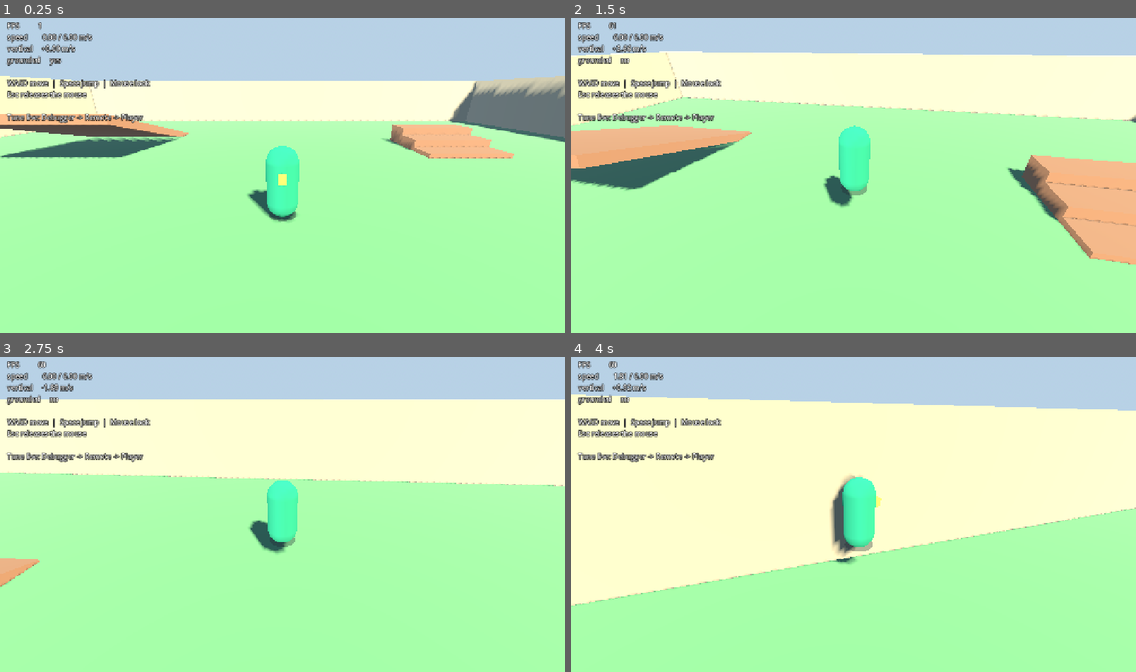
Above: before the commit, frames 1-4 (two rows, left to right).
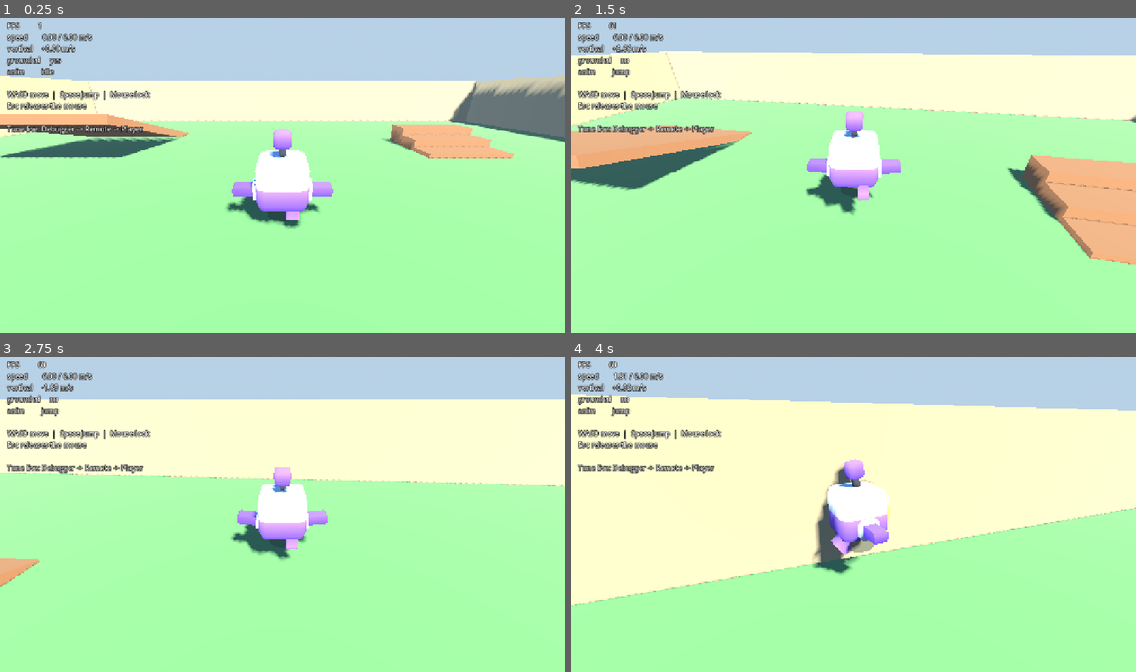
Above: after the commit, the same moments.

Repository: Mcstabbin/greenhollow
Game: Godot game, scene res://world/rooms/room_grey_box.tscn
Same seed, same stepped clock (60 frames per second), same inputs: the game is played once before the commit and once after it.
Inputs (mouse positions are in pixels of both pictures, inside the frame that each line leads up to):
- Up to frame 1 (0.25 s): no input
- Up to frame 2 (1.5 s): move the mouse to (881, 172) at 0.52 s; hold W (move_forward) from 0.53 s (still down); tap Space (jump) at 0.6, 0.77, 1.07 s; move the mouse to (825, 175) at 1.27 s; tap Down (cam_down) at 1.35 s
- Up to frame 3 (2.75 s): keep holding W (move_forward); tap Space (jump) at 1.52, 1.55, 1.82, 2.3 s; move the mouse to (293, 508) at 2.02 s; tap Left (cam_left) at 2.1 s
- Up to frame 4 (4 s): keep holding W (move_forward); move the mouse to (847, 517) at 2.77 s; tap Right (cam_right) at 2.85 s; tap Space (jump) at 3.02, 3.05, 3.32, 3.77, 3.8 s; move the mouse to (893, 517) at 3.52 s; tap Up (cam_up) at 3.6 s

The runs differ from the first frame. In frame 1, 5.0% of the frame differs, in the area x 1-59%, y 15-68%; in frame 2, 4.7%; in frame 3, 4.6%; in frame 4, 5.3%, in the area x 1-57%, y 15-70%.

Commit message:
M2: animated character replaces the capsule
Kenney Starter-Kit-3D-Platformer character (MIT). Node-based animation,
no skin, so no rig and no retargeting: idle, walk and jump drive the
separate leg, torso, arm and antenna meshes.

AnimationTree + AnimationNodeStateMachine wired idle <-> walk <-> jump,
driven from code via travel() on is_on_floor() and horizontal speed.
Debug overlay now reports the active animation state.

Three import gotchas worth remembering:
- Every glTF clip imports with loop_mode NONE, so idle and walk played
  once and froze. Forced to LOOP_LINEAR in _ready.
- The GLB references Textures\colormap.png by external URI rather than
  embedding it, so copying only the .glb gave an all-white character.
  Copying the texture was not enough either; the .import cache had to be
  dropped before it took.
- Kenney ships standard shading, so materials are switched to toon at
  runtime to match the world.

The model faces +Z at yaw 0, which pointed it straight at the camera on
spawn, so the rig now starts at yaw PI.

Verified headless: all six state and animation checks pass. Headless
matters here, because a windowed run captures the real mouse and rotates
the camera mid-test, which had the player walking +X instead of -Z.

Co-Authored-By: Claude Opus 5 (1M context) <noreply@anthropic.com>

Diff:
--- a/actors/player/player.gd
+++ b/actors/player/player.gd
@@ -45,9 +45,17 @@
 ## Height above the player's origin the camera pivots around.
 @export var camera_target_height: float = 1.1
 
+@export_group("Animation")
+## Horizontal speed above which the character switches from idle to walk.
+@export var walk_anim_threshold: float = 0.4
+
 @onready var rig: Node3D = $Rig
 @onready var camera_pivot: Node3D = $CameraPivot
 @onready var spring_arm: SpringArm3D = $CameraPivot/SpringArm3D
+@onready var anim_tree: AnimationTree = $AnimationTree
+@onready var anim_player: AnimationPlayer = $Rig/Character/AnimationPlayer
+
+var _state_machine: AnimationNodeStateMachinePlayback
 
 var _base_gravity: float = ProjectSettings.get_setting("physics/3d/default_gravity", 9.8)
 var _coyote_timer: float = 0.0
@@ -60,6 +68,28 @@
 	camera_pivot.top_level = true
 	camera_pivot.global_position = global_position + Vector3.UP * camera_target_height
 	Input.mouse_mode = Input.MOUSE_MODE_CAPTURED
+
+	# The model faces +Z at yaw 0, which is straight at the camera. Start it
+	# facing away instead, the way a third-person character should.
+	rig.rotation.y = PI
+
+	# The glTF import brings every clip in as non-looping, so idle and walk
+	# would play once and freeze. Force them to loop.
+	for clip in ["idle", "walk"]:
+		if anim_player.has_animation(clip):
+			anim_player.get_animation(clip).loop_mode = Animation.LOOP_LINEAR
+
+	_state_machine = anim_tree["parameters/playback"]
+
+	# Kenney's model imports with standard shading. Switch its materials to toon
+	# so the character reads the same way as the rest of the world.
+	for node in $Rig/Character.find_children("*", "MeshInstance3D", true, false):
+		var mesh: Mesh = (node as MeshInstance3D).mesh
+		for surface in mesh.get_surface_count():
+			var mat := mesh.surface_get_material(surface) as StandardMaterial3D
+			if mat != null:
+				mat.diffuse_mode = BaseMaterial3D.DIFFUSE_TOON
+				mat.specular_mode = BaseMaterial3D.SPECULAR_TOON
 
 
 func _unhandled_input(event: InputEvent) -> void:
@@ -116,6 +146,7 @@
 	_apply_movement(delta, on_floor)
 	move_and_slide()
 	_face_movement_direction(delta)
+	_update_animation(on_floor)
 
 
 func _apply_movement(delta: float, on_floor: bool) -> void:
@@ -167,6 +198,21 @@
 	)
 
 
+func _update_animation(on_floor: bool) -> void:
+	if _state_machine == null:
+		return
+	var wanted := "jump"
+	if on_floor:
+		wanted = "walk" if get_horizontal_speed() > walk_anim_threshold else "idle"
+	if _state_machine.get_current_node() != wanted:
+		_state_machine.travel(wanted)
+
+
 ## Current horizontal speed, for the debug readout.
 func get_horizontal_speed() -> float:
 	return Vector3(velocity.x, 0.0, velocity.z).length()
+
+
+## Name of the animation state currently playing, for the debug readout.
+func get_anim_state() -> String:
+	return String(_state_machine.get_current_node()) if _state_machine else "-"
--- a/actors/player/player.tscn
+++ b/actors/player/player.tscn
@@ -1,30 +1,51 @@
-[gd_scene load_steps=11 format=3]
+[gd_scene load_steps=14 format=3]
 
 [ext_resource type="Script" path="res://actors/player/player.gd" id="1_player"]
-[ext_resource type="Material" path="res://art/materials/toon_tunic.tres" id="2_tunic"]
-[ext_resource type="Material" path="res://art/materials/toon_gold.tres" id="3_gold"]
-[ext_resource type="Material" path="res://art/materials/toon_shadow_blob.tres" id="4_blob"]
-[ext_resource type="Material" path="res://art/materials/outline_post.tres" id="5_outline"]
+[ext_resource type="PackedScene" path="res://art/models/character.glb" id="2_character"]
+[ext_resource type="Material" path="res://art/materials/toon_shadow_blob.tres" id="3_blob"]
+[ext_resource type="Material" path="res://art/materials/outline_post.tres" id="4_outline"]
 
 [sub_resource type="CapsuleShape3D" id="CapsuleShape3D_body"]
 radius = 0.4
 height = 1.8
 
-[sub_resource type="CapsuleMesh" id="CapsuleMesh_body"]
-radius = 0.4
-height = 1.8
-
-[sub_resource type="BoxMesh" id="BoxMesh_snout"]
-size = Vector3(0.22, 0.22, 0.42)
-
 [sub_resource type="SphereMesh" id="SphereMesh_shadow"]
-radius = 0.42
+radius = 0.45
 height = 0.04
 radial_segments = 16
 rings = 2
 
 [sub_resource type="QuadMesh" id="QuadMesh_fullscreen"]
 size = Vector2(2, 2)
+
+[sub_resource type="AnimationNodeAnimation" id="anim_idle"]
+animation = &"idle"
+
+[sub_resource type="AnimationNodeAnimation" id="anim_walk"]
+animation = &"walk"
+
+[sub_resource type="AnimationNodeAnimation" id="anim_jump"]
+animation = &"jump"
+
+[sub_resource type="AnimationNodeStateMachineTransition" id="trans_loco"]
+xfade_time = 0.12
+switch_mode = 0
+advance_mode = 1
+
+[sub_resource type="AnimationNodeStateMachineTransition" id="trans_jump"]
+xfade_time = 0.08
+switch_mode = 0
+advance_mode = 1
+
+[sub_resource type="AnimationNodeStateMachine" id="StateMachine_loco"]
+states/idle/node = SubResource("anim_idle")
+states/idle/position = Vector2(340, 100)
+states/jump/node = SubResource("anim_jump")
+states/jump/position = Vector2(480, 220)
+states/walk/node = SubResource("anim_walk")
+states/walk/position = Vector2(620, 100)
+transitions = ["Start", "idle", SubResource("trans_loco"), "idle", "walk", SubResource("trans_loco"), "walk", "idle", SubResource("trans_loco"), "idle", "jump", SubResource("trans_jump"), "walk", "jump", SubResource("trans_jump"), "jump", "idle", SubResource("trans_jump"), "jump", "walk", SubResource("trans_jump")]
+graph_offset = Vector2(180, 20)
 
 [node name="Player" type="CharacterBody3D" groups=["player"]]
 collision_layer = 2
@@ -37,21 +58,19 @@
 
 [node name="Rig" type="Node3D" parent="."]
 
-[node name="Body" type="MeshInstance3D" parent="Rig"]
-transform = Transform3D(1, 0, 0, 0, 1, 0, 0, 0, 1, 0, 0.9, 0)
-mesh = SubResource("CapsuleMesh_body")
-surface_material_override/0 = ExtResource("2_tunic")
-
-[node name="Snout" type="MeshInstance3D" parent="Rig"]
-transform = Transform3D(1, 0, 0, 0, 1, 0, 0, 0, 1, 0, 1.15, 0.34)
-mesh = SubResource("BoxMesh_snout")
-surface_material_override/0 = ExtResource("3_gold")
+[node name="Character" parent="Rig" instance=ExtResource("2_character")]
+transform = Transform3D(2, 0, 0, 0, 2, 0, 0, 0, 2, 0, 0, 0)
 
 [node name="GroundMarker" type="MeshInstance3D" parent="Rig"]
 transform = Transform3D(1, 0, 0, 0, 1, 0, 0, 0, 1, 0, 0.03, 0)
 cast_shadow = 0
 mesh = SubResource("SphereMesh_shadow")
-surface_material_override/0 = ExtResource("4_blob")
+surface_material_override/0 = ExtResource("3_blob")
+
+[node name="AnimationTree" type="AnimationTree" parent="."]
+tree_root = SubResource("StateMachine_loco")
+anim_player = NodePath("../Rig/Character/AnimationPlayer")
+active = true
 
 [node name="CameraPivot" type="Node3D" parent="."]
 
--- a/ui/debug_overlay.gd
+++ b/ui/debug_overlay.gd
@@ -22,6 +22,7 @@
 		"speed        %.2f / %.2f m/s" % [speed, _player.max_speed],
 		"vertical     %+.2f m/s" % _player.velocity.y,
 		"grounded     %s" % grounded,
+		"anim         %s" % _player.get_anim_state(),
 		"",
 		"WASD move  |  Space jump  |  Mouse look",
 		"Esc releases the mouse",
Not shown, added: _inspect.gd.uid
Not shown, added: _verify.gd.uid
Not shown: 1 places in actors/player/player.tscn that only renumber resources
Binary file added: art/models/Textures/colormap.png
Not shown, added: art/models/Textures/colormap.png.import
Binary file added: art/models/character.glb
Not shown, added: art/models/character.glb.import
Not shown, added: art/shaders/outline_post.gdshader.uid
Not shown, added: art/models/KENNEY-LICENSE.md
